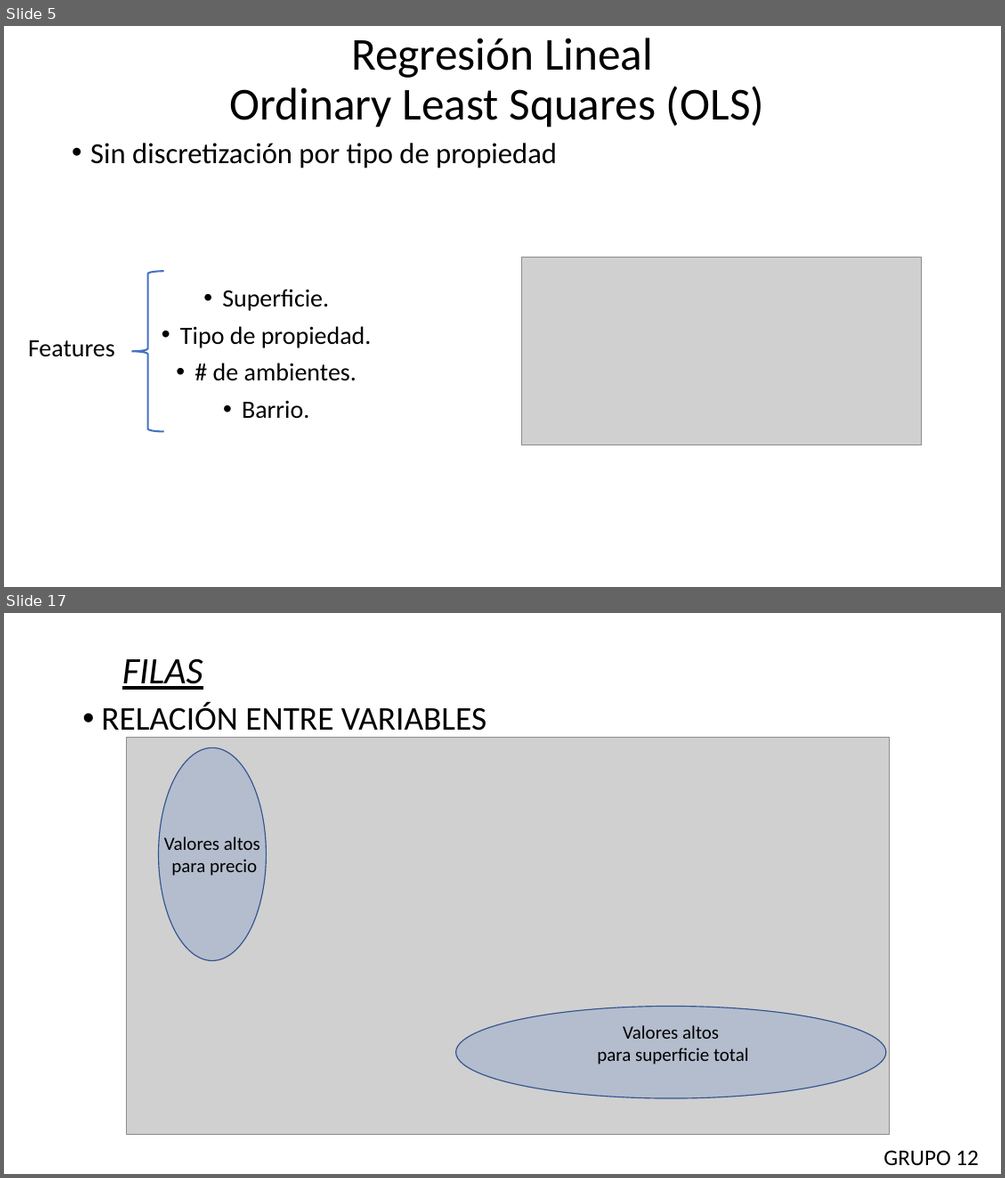
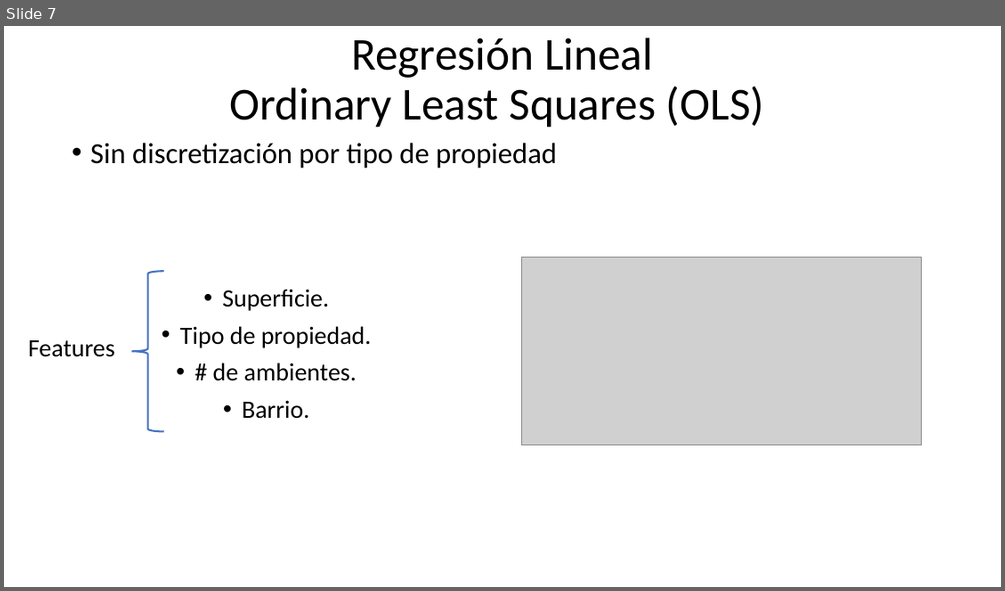
Before and after one commit to asasa293/limpieza_datos, a slide deck: TP2/TP2_GRUPO12.pptx. Shown one above the other, each under a label of ours: slides 5 and 17 before the commit, slide 7 after it; the slides between them are not shown. The pictures are 1005x1178 and 1005x591 pixels, drawn with LibreOffice and Linux fonts; fonts in the diff are those of the drawing; grey boxes stand for pictures. Boxes give left, top, right and bottom in pixels: in the first picture for what was removed or moved away, otherwise in the second. Text is boxed around its words. In the diff, an @@ line names an element or a change of style, - is before the commit and + after.

```diff
--- a/TP2/TP2_GRUPO12.pptx
+++ b/TP2/TP2_GRUPO12.pptx
@@ slide 17 removed at [4, 613, 1001, 1174], background #FFFFFF @@
@@ rectangle removed at [647, 625, 718, 1098] @@
@@ text removed at [122, 658, 203, 690] @@
-FILAS
@@ text removed at [101, 702, 486, 738] @@
-• RELACIÓN ENTRE VARIABLES
@@ picture removed at [127, 737, 890, 1134] @@
@@ ellipse removed at [159, 748, 266, 961] @@
@@ text removed at [164, 836, 260, 876] @@
-Valores altos
-para precio
@@ ellipse removed at [455, 1006, 886, 1098] @@
@@ text removed at [597, 1025, 749, 1064] @@
-Valores altos
-para superficie total
@@ rectangle removed at [890, 1078, 960, 1144] @@
@@ text removed at [883, 1150, 979, 1165] @@
-GRUPO 12
@@ what was slide 5 is now slide 7 @@
```
Also in this commit, not shown: 1 slide changed, 10 slides added, 19 other slides removed, 2 other files.
